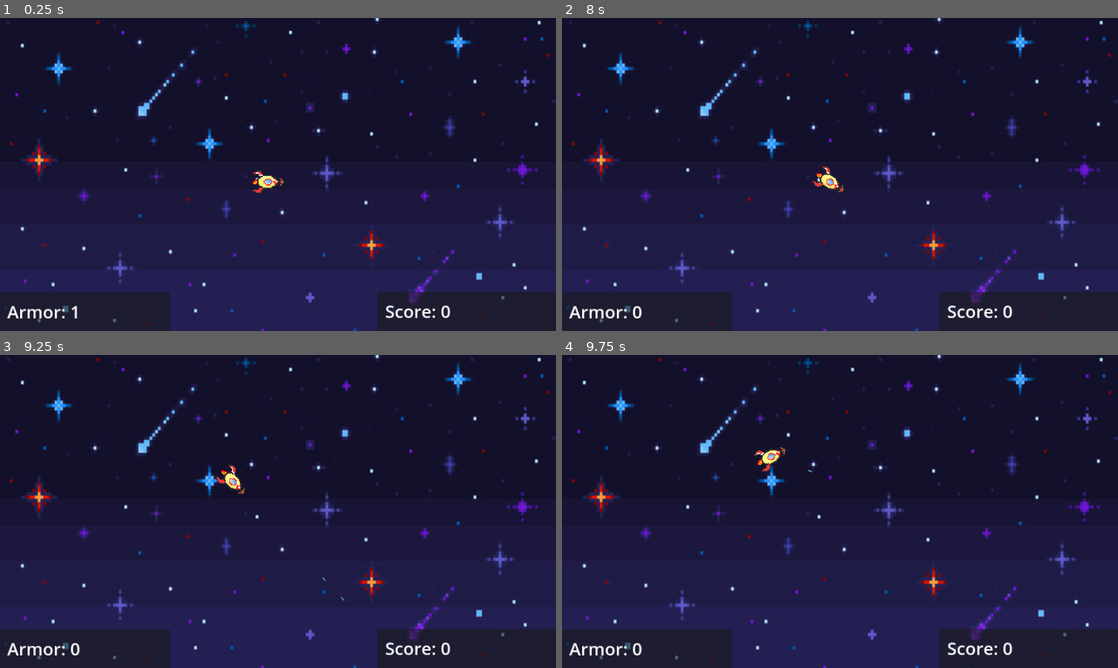
Above: before the commit, frames 1-4 (two rows, left to right).
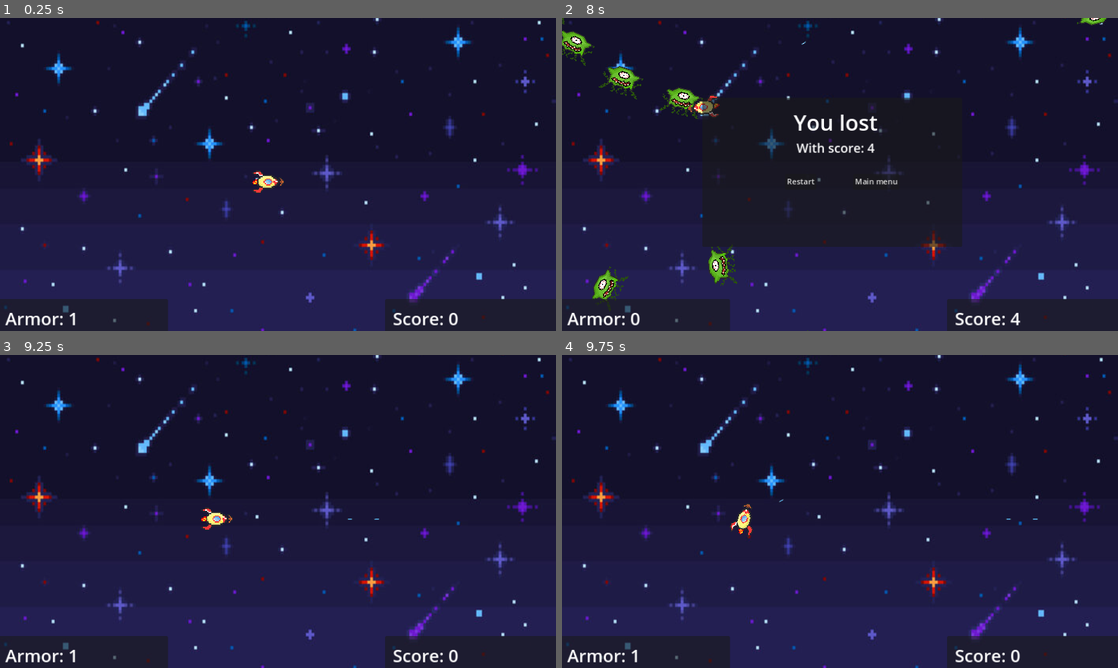
Above: after the commit, the same moments.

Repository: XPJU-JCU/Rocket-shooter-minigame
Game: Godot game, scene res://main.tscn
Same seed, same stepped clock (60 frames per second), same inputs: the game is played once before the commit and once after it. The engine's default icon, where the game draws it, is replaced by a stand-in: a white triangle on a blue panel in a dark square.
Inputs (mouse positions are in pixels of both pictures, inside the frame that each line leads up to):
- Up to frame 1 (0.25 s): no input
- Up to frame 2 (8 s): tap Enter at 0.5 s; hold D (right) 0.53-1.28 s; tap Space (shoot) every 0.75 s from 0.6 to 7.35 s; hold S (down) 1.28-2.03 s; hold D (right) 2.03-2.78 s; hold W (up) 2.78-3.53 s; hold A (left) 3.53-5.03 s; hold S (down) 5.03-5.78 s; hold D (right) 5.78-6.53 s; hold W (up) 6.53-7.28 s; hold D (right) from 7.28 s (still down)
- Up to frame 3 (9.25 s): release D (right) at 8 s; click (239, 517) at 8 s, where only the run after the commit has a clickable "Restart"; tap Space (shoot) at 8.75, 8.85 s; hold S (down) from 8.78 s (still down)
- Up to frame 4 (9.75 s): release S (down) at 9.53 s; hold A (left) from 9.53 s (still down); tap Space (shoot) at 9.6 s

The runs differ from the first frame. In frame 1, 2.3% of the frame differs, in the area x 0-100%, y 87-100%; in frame 2, 9.2%, in the area x 0-100%, y 0-100%; in frame 3, 2.7%; in frame 4, 2.7%.

Commit message:
Some optimalization
Adjusting some settings

Diff:
--- a/Scripts/PlayerMovement.gd
+++ b/Scripts/PlayerMovement.gd
@@ -8,9 +8,11 @@
 	set(newhp):
 		hp = newhp
 		if(hp == 0):
-			get_tree().reload_current_scene()
-			hp+=1
-			Global.score = 0
+			Engine.time_scale = 0
+			$"../Score/Panel3".visible = true
+			hp = 1
+
+
 
 @onready var projectile = preload("res://Bullet.tscn")
 @export var spawnpoint : Sprite2D
@@ -21,7 +23,7 @@
 	if Input.is_action_just_pressed("shoot"):
 		shoot()
 
-func _physics_process(delta):
+func _process(delta):
 	rotation += rotation_direction * rotation_speed * delta
 	get_input()
 	move_and_slide()
@@ -48,3 +50,11 @@
 
 func _on_area_2d_area_entered(area: Area2D):
 	checkEntry(area)
+
+
+func _on_btn_restart_pressed() -> void:
+	get_tree().reload_current_scene()
+	Engine.time_scale = 1
+	Global.score -= Global.score
+	Global.hp -= Global.hp
+	Global.hp += 1
--- /dev/null
+++ b/label_final_score.gd
@@ -0,0 +1,5 @@
+extends Label
+
+# Called every frame. 'delta' is the elapsed time since the previous frame.
+func _process(delta: float) -> void:
+	self.text = "With score: " + str(Global.score)
--- a/main.tscn
+++ b/main.tscn
@@ -6,6 +6,7 @@
 [ext_resource type="PackedScene" uid="uid://ccehcijevf8a5" path="res://Spawner.tscn" id="4_v466c"]
 [ext_resource type="Script" path="res://label_hp.gd" id="5_lsyla"]
 [ext_resource type="Texture2D" uid="uid://cplpdtinimy3u" path="res://Textures/360_F_546468872_b9emNBQeVDLbBqicXaFyoBUwutWcHmbl.jpg" id="6_qab24"]
+[ext_resource type="Script" path="res://label_final_score.gd" id="6_tiuep"]
 
 [sub_resource type="Curve2D" id="Curve2D_g32qc"]
 _data = {
@@ -85,10 +86,10 @@
 [node name="Score" type="CanvasLayer" parent="."]
 
 [node name="Panel" type="Panel" parent="Score"]
-offset_left = 782.0
-offset_top = 567.0
+offset_left = 798.0
+offset_top = 582.0
 offset_right = 1154.0
-offset_bottom = 668.0
+offset_bottom = 683.0
 
 [node name="LabelScore" type="Label" parent="Score/Panel"]
 layout_mode = 0
@@ -96,16 +97,17 @@
 offset_top = 9.0
 offset_right = 437.0
 offset_bottom = 73.0
+theme_override_colors/font_color = Color(1, 1, 1, 1)
 theme_override_font_sizes/font_size = 36
 text = "Score: 0"
 vertical_alignment = 1
 script = ExtResource("4_4s21o")
 
 [node name="Panel2" type="Panel" parent="Score"]
-offset_left = -1.0
-offset_top = 568.0
-offset_right = 352.0
-offset_bottom = 669.0
+offset_left = -5.0
+offset_top = 582.0
+offset_right = 348.0
+offset_bottom = 683.0
 
 [node name="LabelHp" type="Label" parent="Score/Panel2"]
 layout_mode = 0
@@ -118,8 +120,58 @@
 vertical_alignment = 1
 script = ExtResource("5_lsyla")
 
+[node name="Panel3" type="Panel" parent="Score"]
+visible = false
+offset_left = 291.0
+offset_top = 165.0
+offset_right = 829.0
+offset_bottom = 474.0
+
+[node name="LabelLost" type="Label" parent="Score/Panel3"]
+layout_mode = 0
+offset_left = 118.0
+offset_top = 19.0
+offset_right = 434.0
+offset_bottom = 83.0
+theme_override_colors/font_color = Color(1, 1, 1, 1)
+theme_override_font_sizes/font_size = 45
+text = "You lost"
+horizontal_alignment = 1
+vertical_alignment = 1
+
+[node name="LabelFinalScore" type="Label" parent="Score/Panel3"]
+layout_mode = 0
+offset_left = 118.0
+offset_top = 72.0
+offset_right = 434.0
+offset_bottom = 136.0
+theme_override_colors/font_color = Color(1, 1, 1, 1)
+theme_override_font_sizes/font_size = 26
+text = "With score: "
+horizontal_alignment = 1
+vertical_alignment = 1
+script = ExtResource("6_tiuep")
+
+[node name="BtnRestart" type="Button" parent="Score/Panel3"]
+layout_mode = 0
+offset_left = 171.0
+offset_top = 158.0
+offset_right = 236.0
+offset_bottom = 189.0
+text = "Restart"
+
+[node name="BtnMenu" type="Button" parent="Score/Panel3"]
+layout_mode = 0
+offset_left = 312.0
+offset_top = 158.0
+offset_right = 408.0
+offset_bottom = 189.0
+text = "Main menu"
+
 [node name="Sprite2D" type="Sprite2D" parent="."]
 z_index = -2
 position = Vector2(0, -6)
 scale = Vector2(1.64, 1.92)
 texture = ExtResource("6_qab24")
+
+[connection signal="pressed" from="Score/Panel3/BtnRestart" to="player" method="_on_btn_restart_pressed"]
Not shown, added: Shield.png.import
Not shown: 1 places in main.tscn that only renumber resources
Not shown, changed: .gitattributes
Not shown, changed: .gitignore
Not shown, removed: README.md
